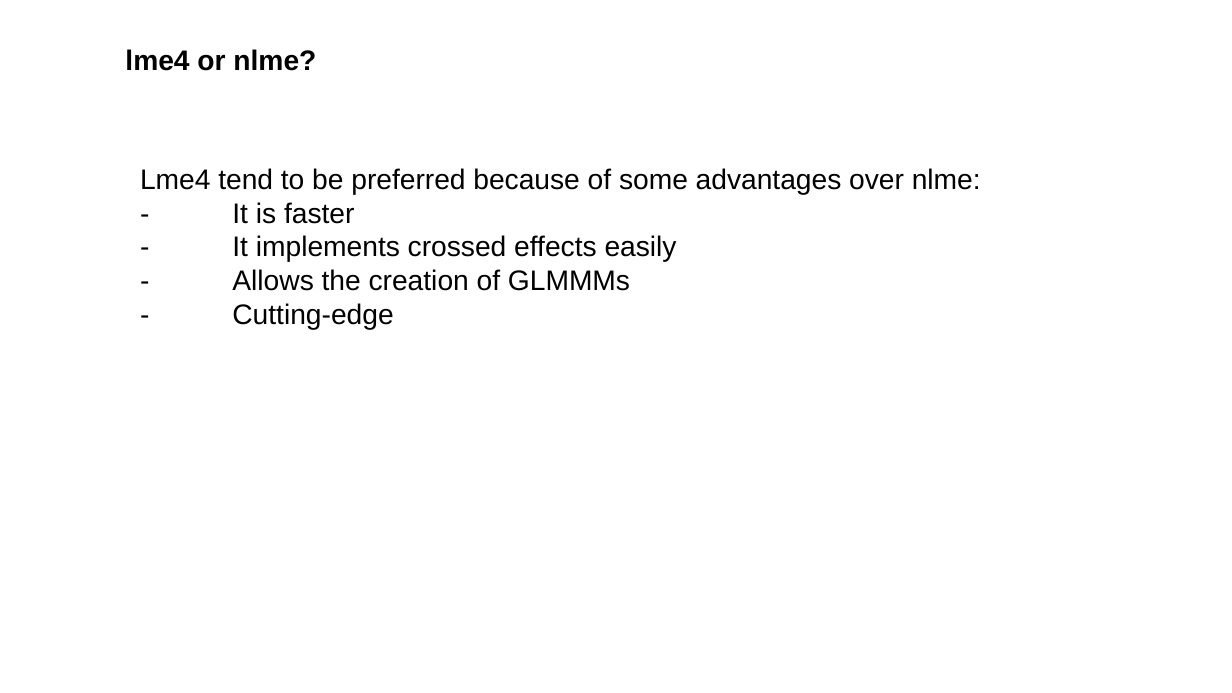
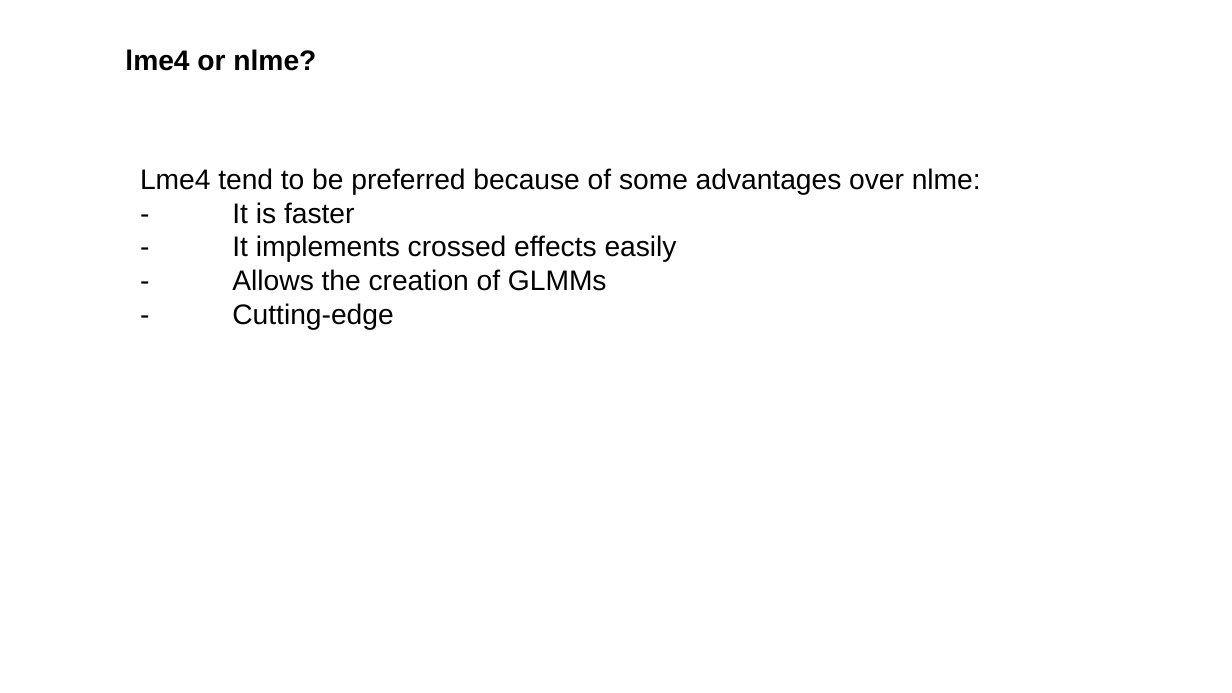
Before and after one commit to FPupillo/LMM_workshop, a slide deck: slide 73 of PPT_LMM.odp. Drawn at 1232x693 pixels with LibreOffice and Linux fonts; fonts in the diff are those of the drawing. Boxes give left, top, right and bottom in pixels: in the first picture for what was removed or moved away, otherwise in the second. Text is boxed around its words. In the diff, an @@ line names an element or a change of style, - is before the commit and + after.

Commit message:
slides in pdf

```diff
--- a/PPT_LMM.odp
+++ b/PPT_LMM.odp
@@ text at box(232, 269, 607, 291): text changed @@
-- Allows the creation of GLMMMs
+- Allows the creation of GLMMs
```
Also in this commit, not shown: 1 other slide changed, 9 other files.
